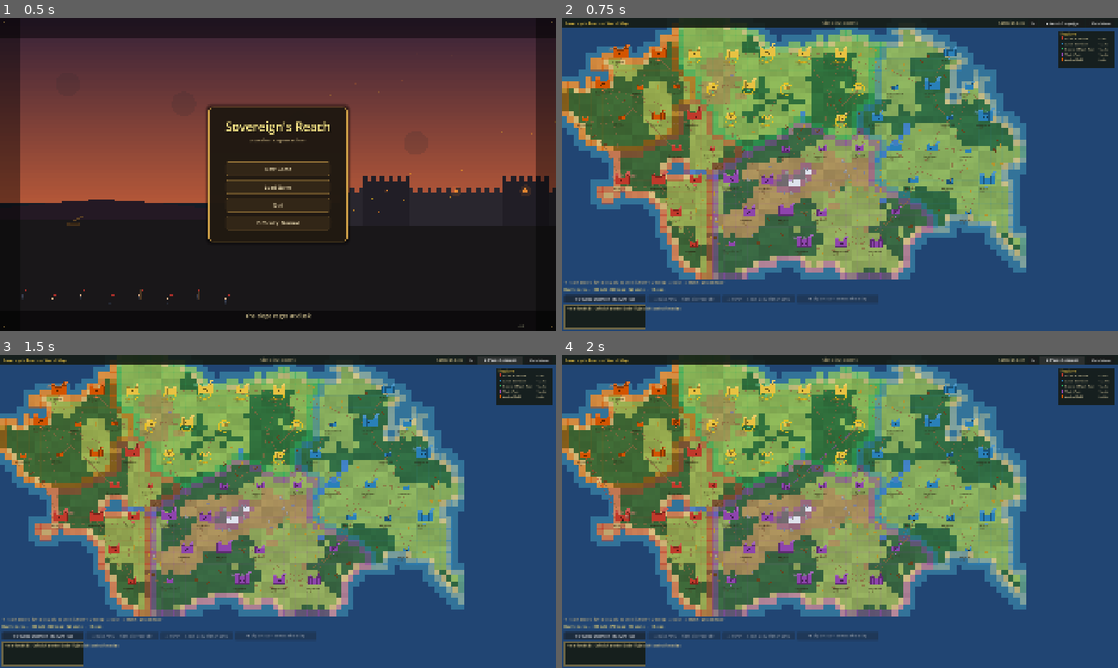
Above: before the commit, frames 1-4 (two rows, left to right).
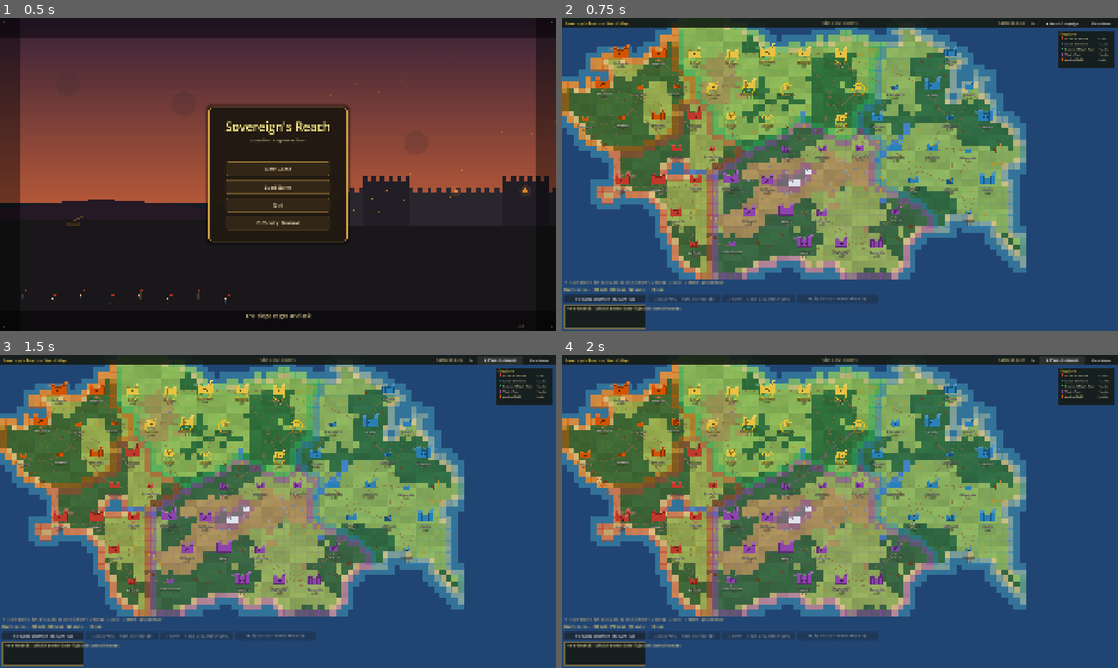
Above: after the commit, the same moments.

Repository: brotherphilip/sovereigns-reach
Game: Godot game, scene res://view/menu/MainMenuScene.tscn
Same seed, same stepped clock (60 frames per second), same inputs: the game is played once before the commit and once after it.
Inputs:
- Up to frame 1 (0.5 s): no input
- Up to frame 2 (0.75 s): click "New Game" at 0.5 s
- Up to frame 3 (1.5 s): click "▶ Watch Campaign" at 1.25 s
- Up to frame 4 (2 s): no input

Frame 1 is identical in both runs. In frame 2, 1.4% of the frame differs, in the area x 2-78%, y 13-77%; in frame 3, 1.4%; in frame 4, 1.4%.

Commit message:
Map overhaul iter4: legible city labels (dark-halo outline + centered light text)
World-map usability pass #4. City names were tiny dark text drawn straight on the terrain -> mostly
illegible (vanished into the green). New _draw_map_label helper draws a 4-direction dark halo +
light centered text; applied to city names (size 10, gold for player-owned) and garrison counts.
Names now pop on any biome. View-only (WorldMapView); TestPhase9 67/0, TestStrategicAI 83/0.

Co-Authored-By: Claude Opus 4.8 <noreply@anthropic.com>

Diff:
--- a/view/worldmap/WorldMapView.gd
+++ b/view/worldmap/WorldMapView.gd
@@ -292,18 +292,25 @@
 		# Development pips (filled = developed) beneath the castle.
 		_draw_development_pips(p, c.get("development", 0), col)
 
-		# City name
-		var name_col: Color = Color(0.15, 0.10, 0.05) if not is_player_owned else Color(0.60, 0.45, 0.10)
+		# City name — outlined (dark halo + light text) and centred under the icon so it stays
+		# legible on ANY terrain (overhaul iter4); was tiny dark text that vanished into the land.
+		var name_col: Color = Color(1.0, 0.90, 0.45) if is_player_owned else Color(0.97, 0.95, 0.90)
 		var label: String = c.get("name", "")
 		if is_start:
 			label += " ★"
-		draw_string(ThemeDB.fallback_font, p + Vector2(-30, 20), label,
-			HORIZONTAL_ALIGNMENT_LEFT, -1, 9, name_col)
+		_draw_map_label(p + Vector2(-40, 24), label, 80.0, 10, name_col)
 
 		# Garrison strength on every city (the defenders that campaigns fight).
 		var ginfo: String = "⚔ %d" % c.get("garrison", 0)
-		draw_string(ThemeDB.fallback_font, p + Vector2(-30, 30), ginfo,
-			HORIZONTAL_ALIGNMENT_LEFT, -1, 8, Color(0.30, 0.22, 0.12, 0.85))
+		_draw_map_label(p + Vector2(-40, 35), ginfo, 80.0, 9, Color(0.95, 0.88, 0.72))
+
+# Centred map label with a dark 4-direction halo so text stays legible over any terrain/biome.
+func _draw_map_label(pos: Vector2, text: String, width: float, fsize: int, col: Color) -> void:
+	var f: Font = ThemeDB.fallback_font
+	const _HALO: Color = Color(0.0, 0.0, 0.0, 0.85)
+	for o in [Vector2(1, 1), Vector2(-1, 1), Vector2(1, -1), Vector2(-1, -1)]:
+		draw_string(f, pos + o, text, HORIZONTAL_ALIGNMENT_CENTER, width, fsize, _HALO)
+	draw_string(f, pos, text, HORIZONTAL_ALIGNMENT_CENTER, width, fsize, col)
 
 func _draw_development_pips(p: Vector2, development: int, col: Color) -> void:
 	var n: int = clampi(development, 0, 10)
